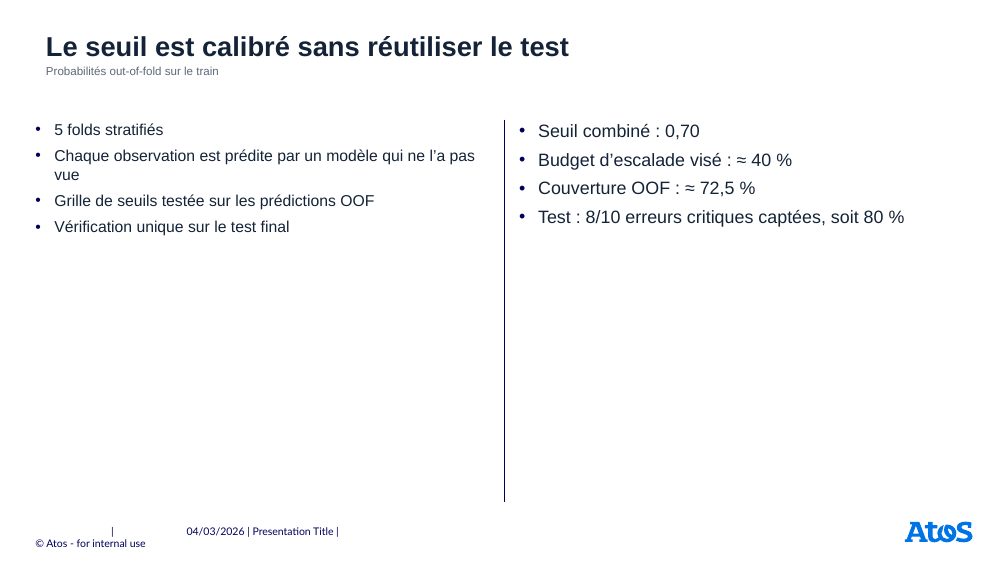
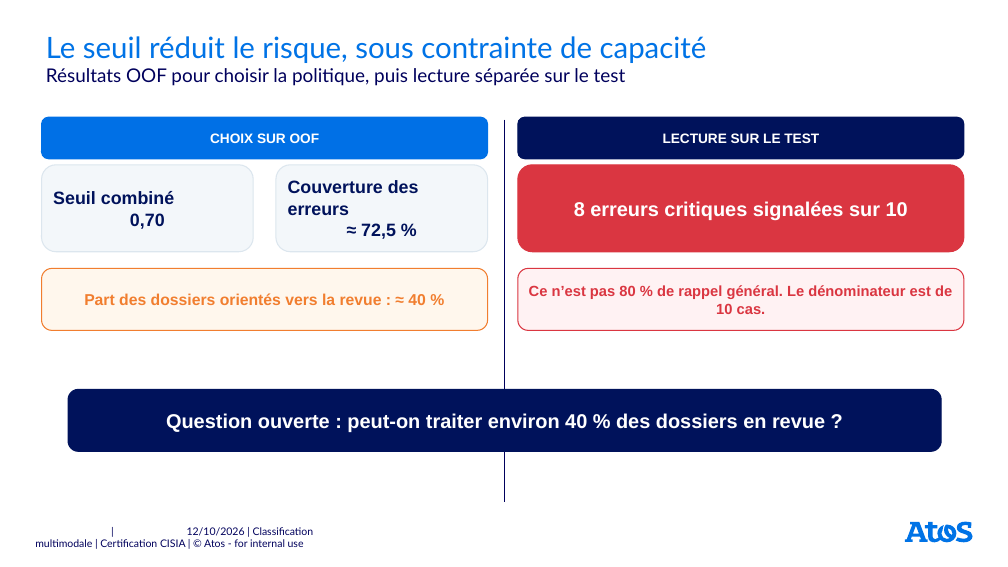
Before and after one commit to userZku/multimodal-classification, a slide deck: slide 11 of reports/soutenance/presentation-certification-atos.pptx. Drawn at 1008x567 pixels with LibreOffice and Linux fonts; fonts in the diff are those of the drawing; background and template pictures are left out. Boxes give left, top, right and bottom in pixels: in the first picture for what was removed or moved away, otherwise in the second. Text is boxed around its words. In the diff, an @@ line names an element or a change of style, - is before the commit and + after.

```diff
--- a/reports/soutenance/presentation-certification-atos.pptx
+++ b/reports/soutenance/presentation-certification-atos.pptx
@@ title at <box>46,36,707,63</box>: text changed; size 26 to 28 pt; font Arial to Lato; text colour #142337 to #0073E6; bold off @@
-Le seuil est calibré sans réutiliser le test
+Le seuil réduit le risque, sous contrainte de capacité
@@ text at <box>46,68,626,86</box>: text changed; size 11 to 18 pt; font Arial to Lato; text colour #5C6978 to #00005C @@
-Probabilités out-of-fold sur le train
+Résultats OOF pour choisir la politique, puis lecture séparée sur le test
@@ rounded rectangle added at <box>42,117,488,159</box>, fill #0070E6, outline #0070E6 1 pt, 13 pt, text #FFFFFF, bold @@
+CHOIX SUR OOF
@@ rounded rectangle added at <box>518,117,964,159</box>, fill #00125B, outline #00125B 1 pt, 13 pt, text #FFFFFF, bold @@
+LECTURE SUR LE TEST
@@ text removed at <box>54,123,475,236</box> @@
-• 5 folds stratifiés
-• Chaque observation est prédite par un modèle qui ne l’a pas vue
-• Grille de seuils testée sur les prédictions OOF
-• Vérification unique sur le test final
@@ text removed at <box>538,124,884,227</box> @@
-• Seuil combiné : 0,70
-• Budget d’escalade visé : ≈ 40 %
-• Couverture OOF : ≈ 72,5 %
-• Test : 8/10 erreurs critiques captées, soit 80 %
@@ rounded rectangle added at <box>42,165,253,252</box>, fill #F3F7FA, outline #DCE6EE 1 pt, 17 pt, text #00125B, bold @@
+Seuil combiné
+0,70
@@ rounded rectangle added at <box>276,165,488,252</box>, fill #F3F7FA, outline #DCE6EE 1 pt, 17 pt, text #00125B, bold @@
+Couverture des erreurs
+≈ 72,5 %
@@ rounded rectangle added at <box>518,165,964,252</box>, fill #DA3641, outline #DA3641 1 pt, 19 pt, text #FFFFFF, bold @@
+8 erreurs critiques signalées sur 10
@@ rounded rectangle added at <box>42,268,488,330</box>, fill #FFF7ED, outline #F17E2F 1 pt, 15 pt, text #F17E2F, bold @@
+Part des dossiers orientés vers la revue : ≈ 40 %
@@ rounded rectangle added at <box>518,268,964,330</box>, fill #FFF2F3, outline #DA3641 1 pt, 14 pt, text #DA3641, bold @@
+Ce n’est pas 80 % de rappel général. Le dénominateur est de 10 cas.
@@ rounded rectangle added at <box>68,389,941,451</box>, fill #00125B, outline #00125B 1 pt, 19 pt, text #FFFFFF, bold @@
+Question ouverte : peut-on traiter environ 40 % des dossiers en revue ?
@@ text at <box>35,527,314,547</box>: text changed @@
-| 04/03/2026 | Presentation Title | © Atos - for internal use
+| 12/10/2026 | Classification multimodale | Certification CISIA | © Atos - for internal use
```
Also in this commit, not shown: 17 other slides changed, 4 slides added, 3 slides removed, 4 other files.
